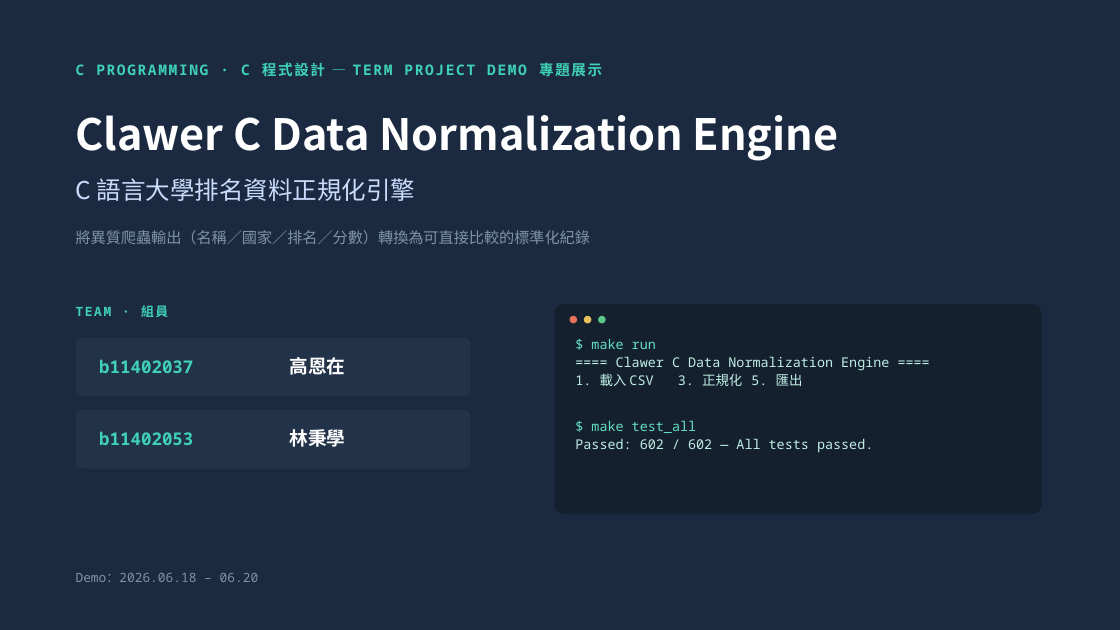
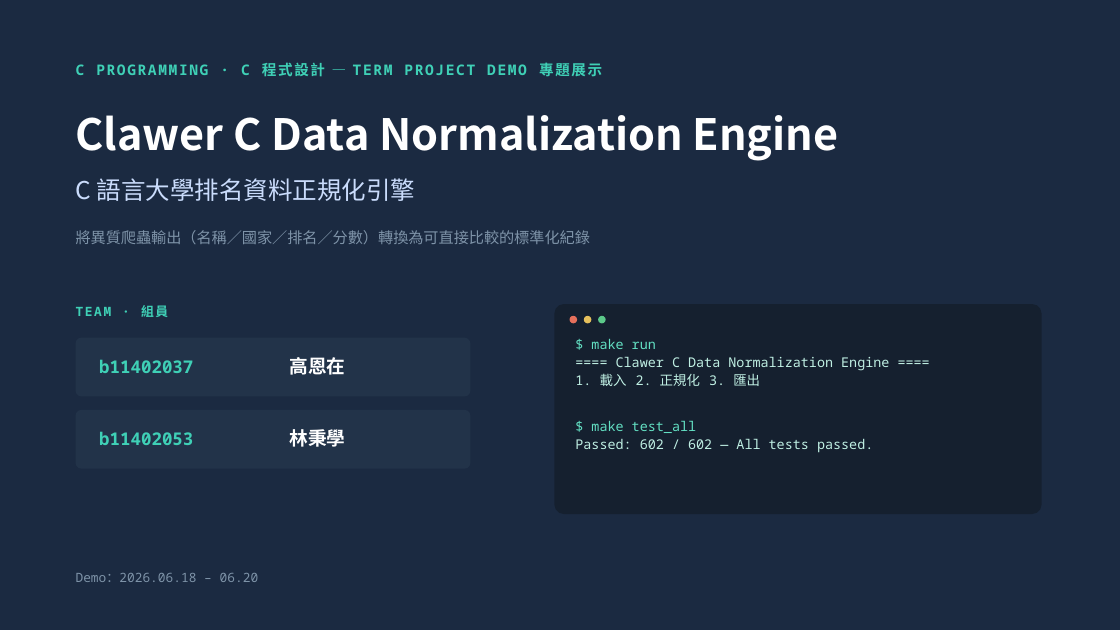
Before and after one commit to heinricitorgau/Clawer-C-Data-Normalization-Engine, a slide deck: slide 1 of b11402037-b11402053-demo.pptx. Drawn at 1120x630 pixels with LibreOffice and Linux fonts; fonts in the diff are those of the drawing. Boxes give left, top, right and bottom in pixels: in the first picture for what was removed or moved away, otherwise in the second. Text is boxed around its words. In the diff, an @@ line names an element or a change of style, - is before the commit and + after.

```diff
--- a/b11402037-b11402053-demo.pptx
+++ b/b11402037-b11402053-demo.pptx
@@ text at [575, 373, 760, 386]: text changed @@
-1. 載入 CSV 3. 正規化 5. 匯出
+1. 載入 2. 正規化 3. 匯出
```
Also in this commit, not shown: 1 other slide changed, 13 other files.
